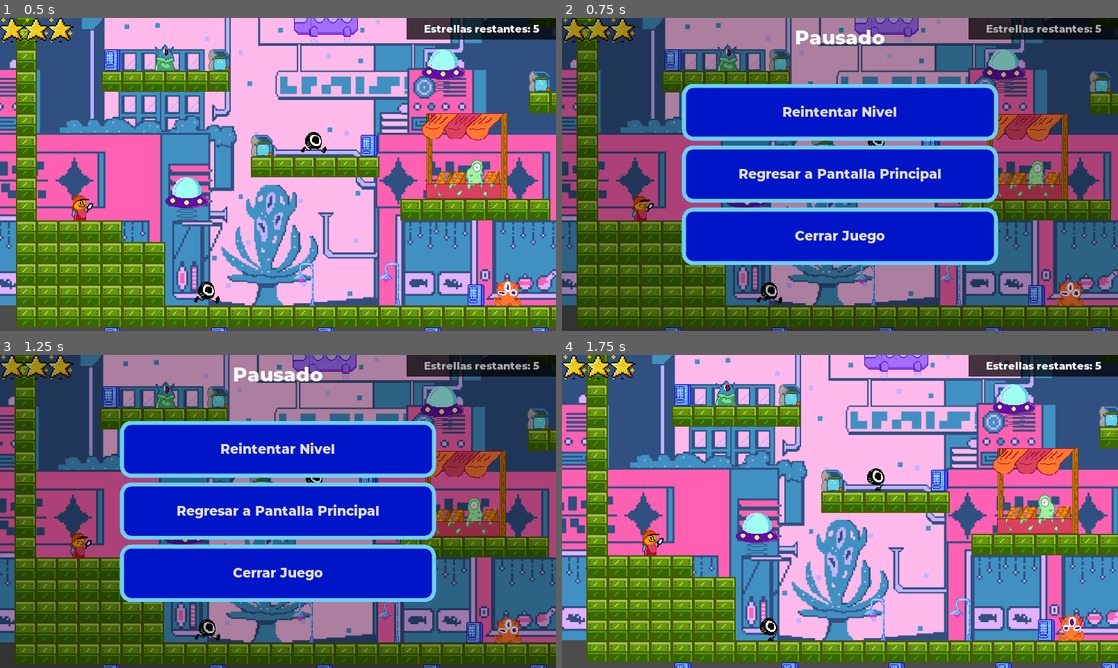
Above: before the commit, frames 1-4 (two rows, left to right).
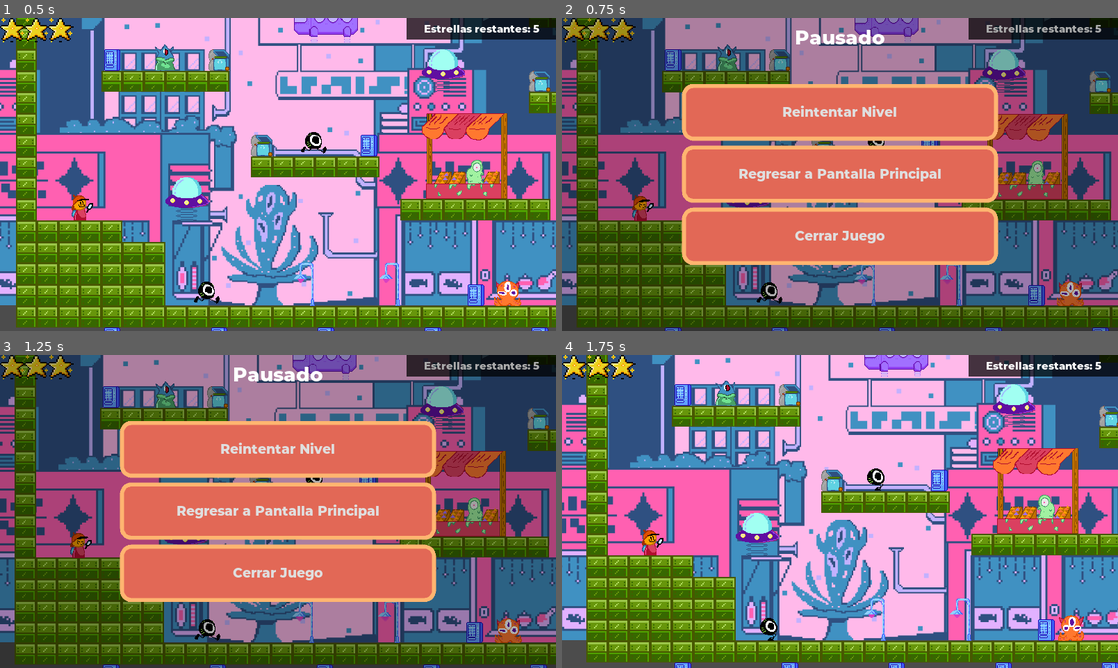
Above: after the commit, the same moments.

Repository: Six-Moons/GGJ21
Game: Godot game, scene res://src/Levels/Vale 2.tscn
Same seed, same stepped clock (60 frames per second), same inputs: the game is played once before the commit and once after it. This scene is started directly instead of the project's main scene.
Inputs:
- Up to frame 1 (0.5 s): no input
- Up to frame 2 (0.75 s): tap Enter (pause) at 0.5 s; hold D (move_right) from 0.53 s (still down)
- Up to frame 3 (1.25 s): keep holding D (move_right); tap W (jump) at 0.77 s
- Up to frame 4 (1.75 s): release D (move_right) at 1.25 s; click "Reintentar Nivel" at 1.25 s

Frame 1 is identical in both runs. In frame 2, 30% of the frame differs, in the area x 21-79%, y 21-79%; in frame 3, 30%; in frame 4, nothing differs.

Commit message:
Regresé los botones a sus colores originales

Diff:
--- a/assets/toldo/theme/button_normal.tres
+++ b/assets/toldo/theme/button_normal.tres
@@ -1,12 +1,12 @@
 [gd_resource type="StyleBoxFlat" format=2]
 
 [resource]
-bg_color = Color( 0, 0.0862745, 0.784314, 1 )
+bg_color = Color( 0.89, 0.41, 0.34, 1 )
 border_width_left = 6
 border_width_top = 6
 border_width_right = 6
 border_width_bottom = 6
-border_color = Color( 0.439216, 0.815686, 1, 1 )
+border_color = Color( 1, 0.71, 0.44, 1 )
 corner_radius_top_left = 16
 corner_radius_top_right = 16
 corner_radius_bottom_right = 16
--- a/assets/toldo/theme/button_pressed.tres
+++ b/assets/toldo/theme/button_pressed.tres
@@ -1,12 +1,12 @@
 [gd_resource type="StyleBoxFlat" format=2]
 
 [resource]
-bg_color = Color( 0, 0.0196078, 0.560784, 1 )
+bg_color = Color( 0.63, 0.25, 0.19, 1 )
 border_width_left = 6
 border_width_top = 6
 border_width_right = 6
 border_width_bottom = 6
-border_color = Color( 0, 0.372549, 0.890196, 1 )
+border_color = Color( 0.89, 0.41, 0.34, 1 )
 corner_radius_top_left = 16
 corner_radius_top_right = 16
 corner_radius_bottom_right = 16
